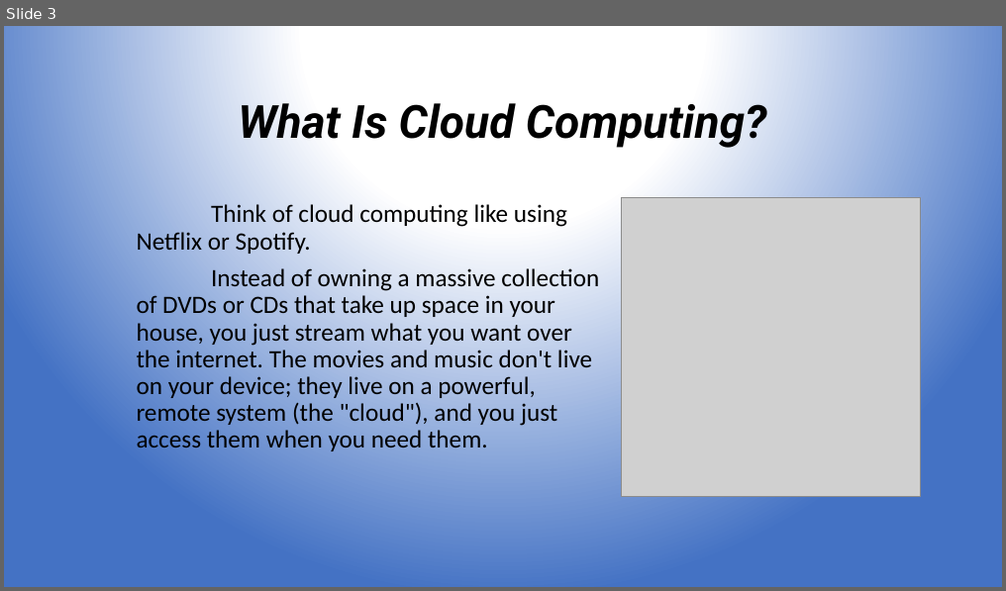
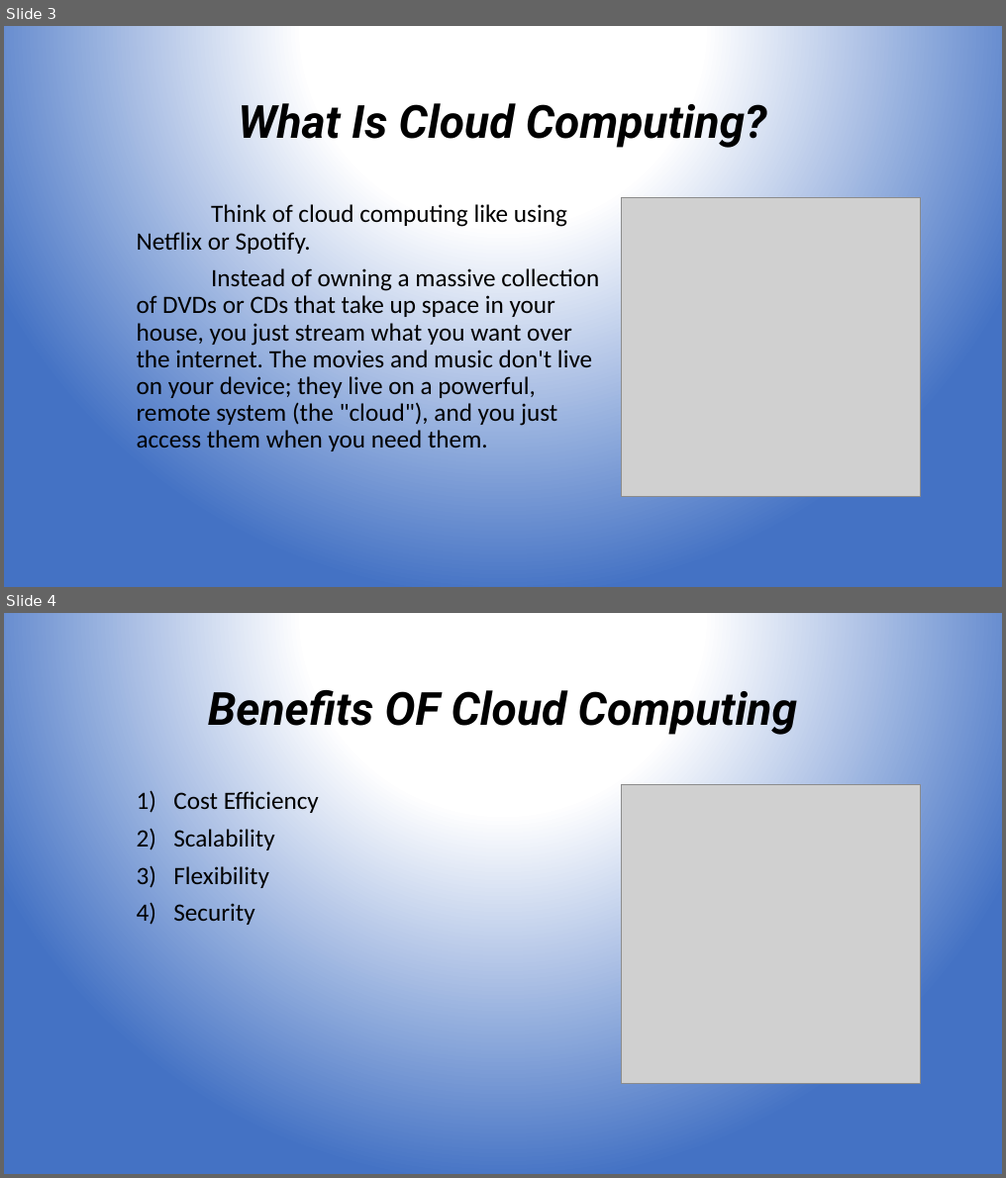
Before and after one commit to MediaHouseBlog/ICT-Assignment, a slide deck: The Role of Cloud Computing in Modern Business.pptx. Shown one above the other, each under a label of ours: slide 3 before the commit, slides 3 and 4 after it. The pictures are 1006x591 and 1006x1178 pixels, drawn with LibreOffice and Linux fonts; fonts in the diff are those of the drawing; grey boxes stand for pictures. Boxes give left, top, right and bottom in pixels: in the first picture for what was removed or moved away, otherwise in the second. Text is boxed around its words. In the diff, an @@ line names an element or a change of style, - is before the commit and + after.

```diff
--- a/The Role of Cloud Computing in Modern Business.pptx
+++ b/The Role of Cloud Computing in Modern Business.pptx
@@ slide 4 added at (x1=4, y1=613, x2=1002, y2=1174), background gradient #FFFFFF to #4472C4 @@
@@ title added at (x1=208, y1=690, x2=797, y2=735), 44 pt, text #000000, bold, italic @@
+Benefits OF Cloud Computing
@@ picture added at (x1=621, y1=784, x2=920, y2=1083) @@
@@ subtitle added at (x1=173, y1=791, x2=319, y2=925), 24 pt, text #000000 @@
+1) Cost Efficiency
+2) Scalability
+3) Flexibility
+4) Security
```
Also in this commit, not shown: 2 other slides added.
